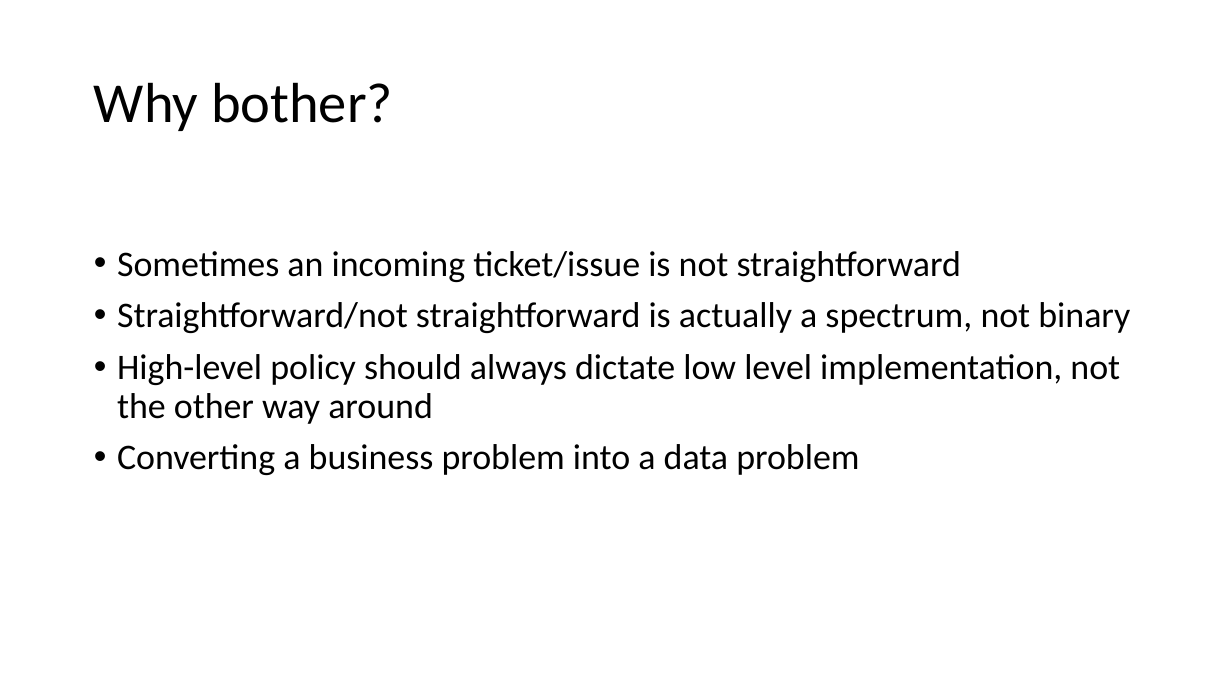
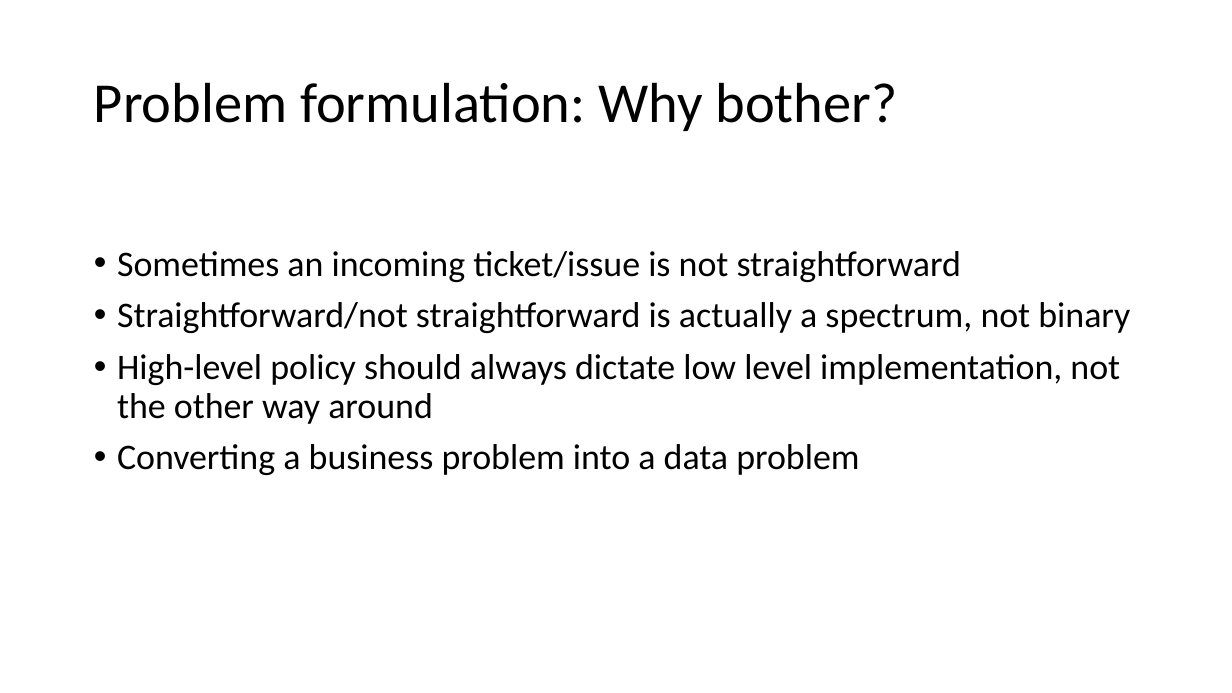
Before and after one commit to jtsw1990/datascience-eda-prezo, a slide deck: slide 5 of Problem Formulation & EDA.pptx (slide 4 before the commit). Drawn at 1232x693 pixels with LibreOffice and Linux fonts; fonts in the diff are those of the drawing. Boxes give left, top, right and bottom in pixels: in the first picture for what was removed or moved away, otherwise in the second. Text is boxed around its words. In the diff, an @@ line names an element or a change of style, - is before the commit and + after.

```diff
--- a/Problem Formulation & EDA.pptx
+++ b/Problem Formulation & EDA.pptx
@@ title at (x1=94, y1=82, x2=898, y2=131): text changed @@
-Why bother?
+Problem formulation: Why bother?
```
Also in this commit, not shown: 1 other slide changed, 7 slides added, 1 slide removed, 5 other files.
